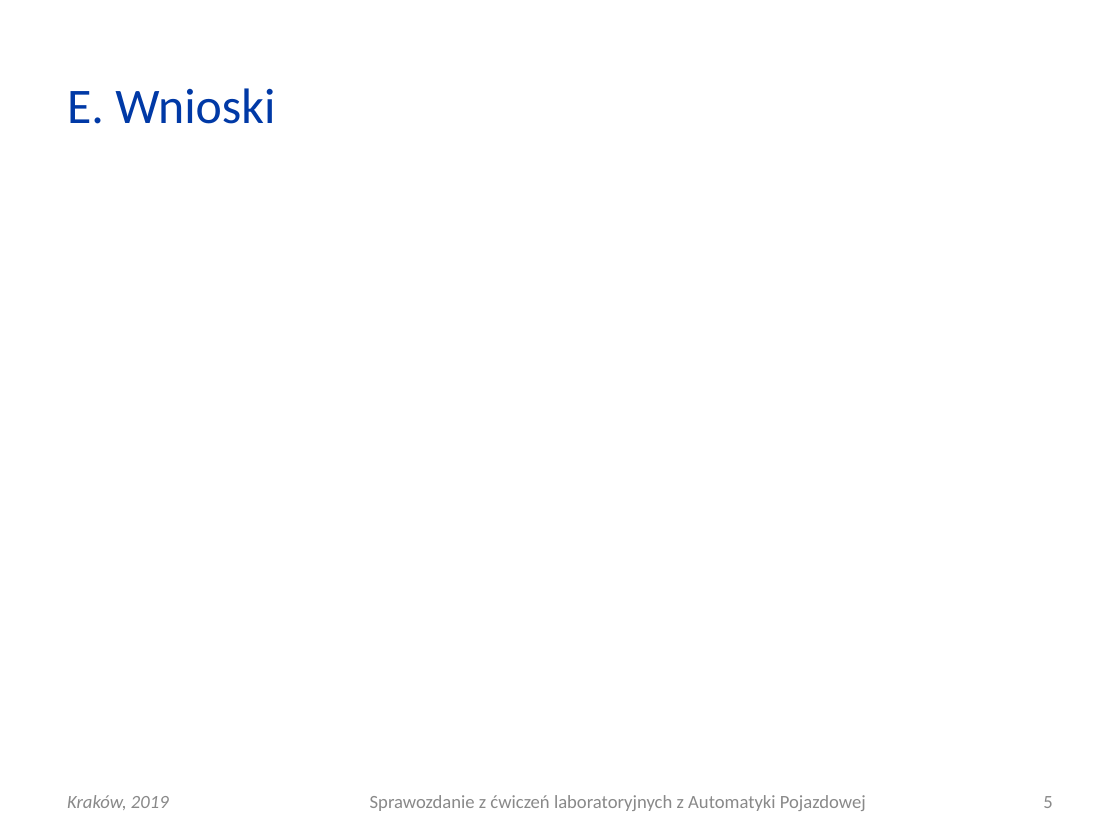
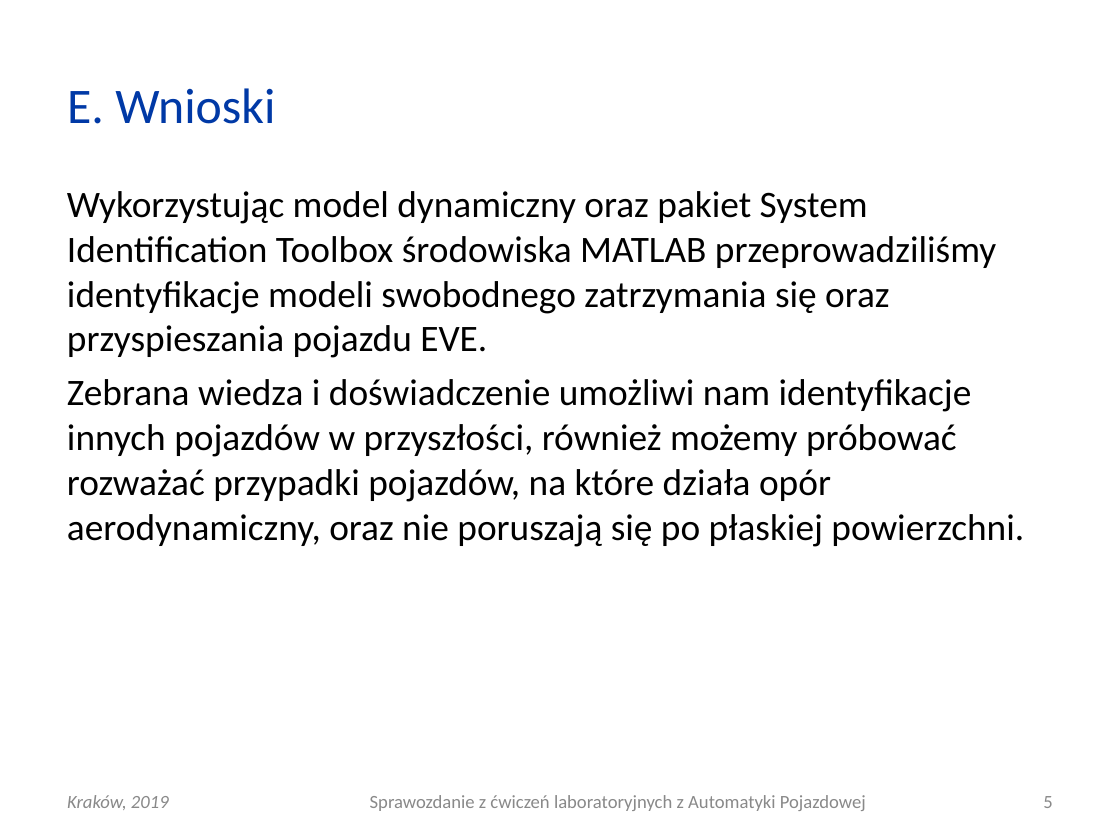
Before and after one commit to Katarzyna-W/AP, a slide deck: slide 5 of Lab3_dynamika/AP_L03_20190313_0800_G01.ppt. Drawn at 1120x840 pixels with LibreOffice and Linux fonts; fonts in the diff are those of the drawing. Boxes give left, top, right and bottom in pixels: in the first picture for what was removed or moved away, otherwise in the second. Text is boxed around its words. In the diff, an @@ line names an element or a change of style, - is before the commit and + after.

Commit message:
Jakieś tam wnioski i poprawki

```diff
--- a/Lab3_dynamika/AP_L03_20190313_0800_G01.ppt
+++ b/Lab3_dynamika/AP_L03_20190313_0800_G01.ppt
@@ text added at <box>67,191,1024,547</box>, 24 pt, text #000000 @@
+Wykorzystując model dynamiczny oraz pakiet System Identification Toolbox środowiska MATLAB przeprowadziliśmy identyfikacje modeli swobodnego zatrzymania się oraz przyspieszania pojazdu EVE.
+Zebrana wiedza i doświadczenie umożliwi nam identyfikacje innych pojazdów w przyszłości, również możemy próbować rozważać przypadki pojazdów, na które działa opór aerodynamiczny, oraz nie poruszają się po płaskiej powierzchni.
```
Also in this commit, not shown: 3 other slides changed, 8 other files.
